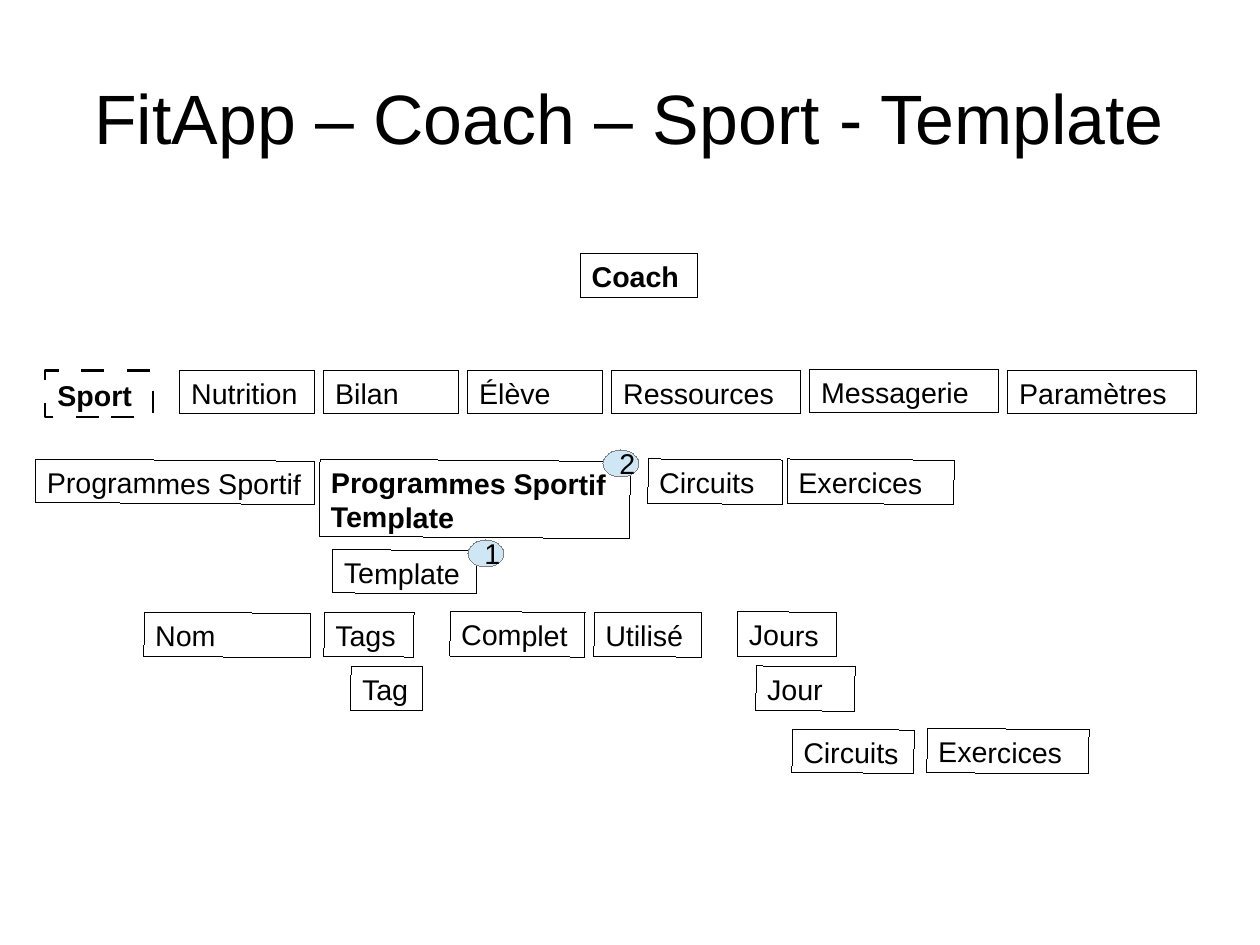
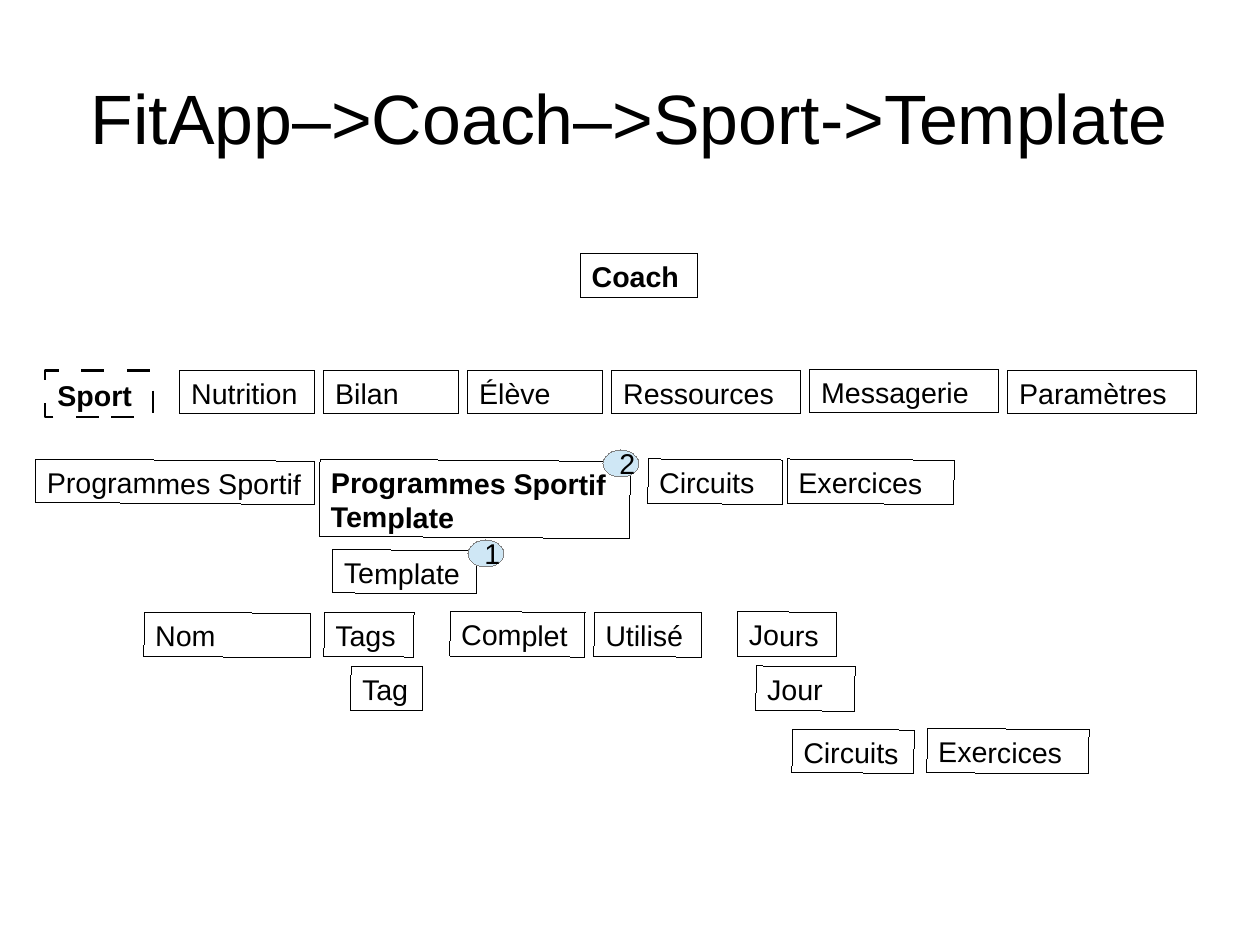
Before and after one commit to NicolasGavard/WebVysionSportV2, a slide deck: slide 17 of Documentations/FitApp.odp. Drawn at 1260x945 pixels with LibreOffice and Linux fonts; fonts in the diff are those of the drawing. Boxes give left, top, right and bottom in pixels: in the first picture for what was removed or moved away, otherwise in the second. Text is boxed around its words. In the diff, an @@ line names an element or a change of style, - is before the commit and + after.

```diff
--- a/Documentations/FitApp.odp
+++ b/Documentations/FitApp.odp
@@ title at [91,93,1168,157]: text changed @@
-FitApp – Coach – Sport - Template
+FitApp–>Coach–>Sport->Template
```
Also in this commit, not shown: 19 other slides changed, 1 slide added, 1 slide removed.
